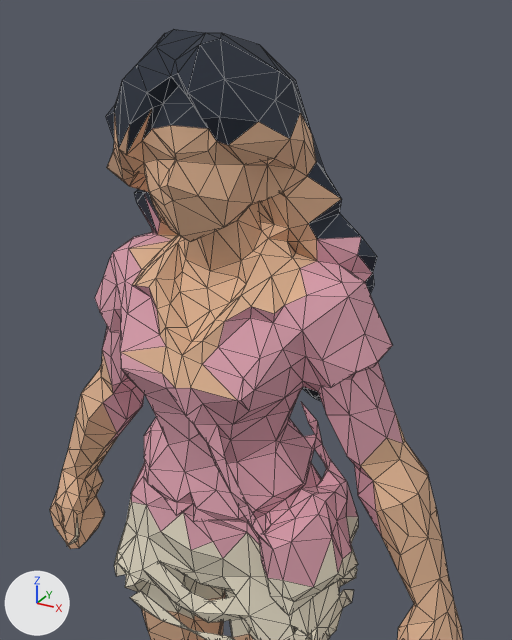
The glTF model assets/models/ready/vy/vy.glb: old version first, new version second.
One viewpoint serves both versions: a 50 mm lens placed at (0.465, -0.791, 1.622), pointed at (0.114, -0.153, 1.302). The axes (+X, +Y, +Z) are drawn at lower left. The lights are the same throughout. The picture after the commit comes second. Mesh edges are drawn as thin lines. Vertices at exactly the same position are counted once.

In view in the first picture: 'Batch_vyMesh'.
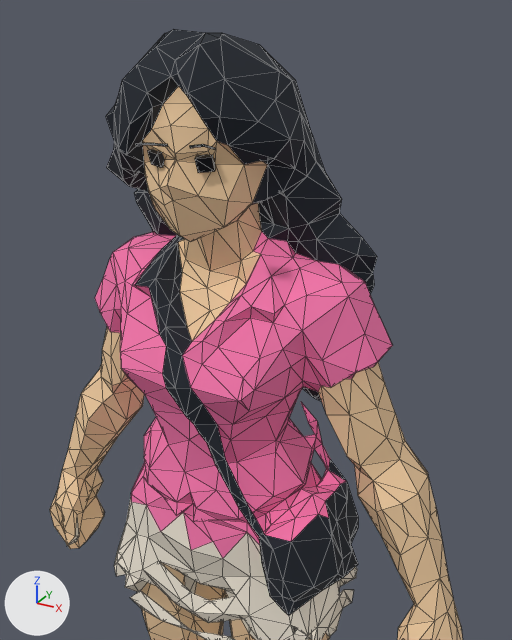
Location of each change, (x1, y1, x2, y2) in pixels of the pictures (512 x 640 px):
'CharacterFaceDetails', added (black): after (136, 143, 216, 173)
    faces in mat_vy_rineye (black #090a14): (148, 149, 216, 173)
    faces in mat_vy_brow_001 (black #151d28): (136, 143, 216, 150)
part 1 of me_batch_vymesh, recoloured: (50, 125, 463, 640) in both
part 2 of me_batch_vymesh, recoloured (beige to black): (107, 109, 341, 388) in both
part 3 of me_batch_vymesh, recoloured (beige to pink): (121, 231, 316, 400) in both
part 4 of me_batch_vymesh, recoloured: (102, 327, 403, 533) in both
part 5 of me_batch_vymesh, recoloured: (138, 194, 372, 587) in both
part 6 of me_batch_vymesh, recoloured: (95, 232, 393, 558) in both
part 7 of me_batch_vymesh, recoloured: (141, 562, 330, 640) in both
part 8 of me_batch_vymesh, recoloured (pale yellow to black): (262, 517, 358, 616) in both
part 9 of me_batch_vymesh, edited (looks the same): (67, 498, 357, 640) in both
part 10 of me_batch_vymesh, recoloured (dark blue to beige): (152, 86, 208, 129) in both
part 11 of me_batch_vymesh, recoloured: (108, 29, 375, 401) in both

Diff of the bpy script that builds the scene:
```diff
--- a/assets/models/ready/vy/vy.glb.py
+++ b/assets/models/ready/vy/vy.glb.py
@@ mat_vy_shirt_001 @@
+mat_vy_shirt_001 = principled_material('vy_Shirt.001')
+mat_vy_shirt_001.base_color = (0.922, 0.181, 0.413)  # pink #f676ac
+mat_vy_shirt_001.roughness = 0.88
@@ mat_vy_hair_001 @@
+mat_vy_hair_001 = principled_material('vy_Hair.001')
+mat_vy_hair_001.base_color = (0.0075, 0.0123, 0.0212)  # black #151d28
+mat_vy_hair_001.roughness = 0.88
@@ mat_vy_skin_001 @@
+mat_vy_skin_001 = principled_material('vy_Skin.001')
+mat_vy_skin_001.base_color = (0.88, 0.61, 0.356)  # beige #f1cda1
+mat_vy_skin_001.roughness = 0.88
@@ mat_vy_apron_001 @@
+mat_vy_apron_001 = principled_material('vy_Apron.001')
+mat_vy_apron_001.base_color = (0.855, 0.784, 0.665)  # pale yellow #eee5d5
+mat_vy_apron_001.roughness = 0.88
@@ me_batch_vymesh @@
 me_batch_vymesh.from_pydata(...)  # 1484 vertices, 3000 faces; spans x -0.37..0.37, y -0.17..0.17, z 0.0..1.6
-me_batch_vymesh.materials.append(mat_vy_shoes)  # pale yellow #e7dfce
+# me_batch_vymesh part 1: 928 faces spanning x -0.37..0.37, y -0.15..0.08, z 0.05..1.5 switch from mat_vy_skin (beige #dfb391) to mat_vy_skin_001 (beige #f1cda1)
+# me_batch_vymesh part 2: 134 faces spanning x -0.15..0.14, y -0.16..0.12, z 1.19..1.52 switch from mat_vy_skin (beige #dfb391) to mat_vy_hair_001 (black #151d28)
+# me_batch_vymesh part 3: 35 faces spanning x -0.15..0.13, y -0.15..0.01, z 1.19..1.36 switch from mat_vy_skin (beige #dfb391) to mat_vy_shirt_001 (pink #f676ac)
+# me_batch_vymesh part 4: 91 faces spanning x -0.25..0.26, y -0.05..0.06, z 0.94..1.22 switch from mat_vy_shirt (pink #d99eac) to mat_vy_skin_001 (beige #f1cda1)
+# me_batch_vymesh part 5: 73 faces spanning x -0.18..0.21, y -0.16..0.06, z 0.92..1.38 switch from mat_vy_shirt (pink #d99eac) to mat_vy_hair_001 (black #151d28)
+# me_batch_vymesh part 6: 437 faces spanning x -0.23..0.26, y -0.15..0.06, z 0.91..1.37 switch from mat_vy_shirt (pink #d99eac) to mat_vy_shirt_001 (pink #f676ac)
+# me_batch_vymesh part 7: 73 faces spanning x -0.18..0.18, y -0.12..0.07, z 0.7..0.86 switch from mat_vy_apron (pale yellow #e6ddc7) to mat_vy_skin_001 (beige #f1cda1)
+# me_batch_vymesh part 8: 42 faces spanning x 0.11..0.21, y -0.16..0.04, z 0.86..0.97 switch from mat_vy_apron (pale yellow #e6ddc7) to mat_vy_hair_001 (black #151d28)
+# me_batch_vymesh part 9: 583 faces spanning x -0.31..0.31, y -0.15..0.12, z 0.75..0.97 switch from mat_vy_apron (pale yellow #e6ddc7) to mat_vy_apron_001 (pale yellow #eee5d5)
+# me_batch_vymesh part 10: 4 faces spanning x -0.03..0.04, y -0.13..-0.11, z 1.5..1.55 switch from mat_vy_hair (dark blue #252d3b) to mat_vy_skin_001 (beige #f1cda1)
+# me_batch_vymesh part 11: 363 faces spanning x -0.2..0.19, y -0.15..0.17, z 0.87..1.6 switch from mat_vy_hair (dark blue #252d3b) to mat_vy_hair_001 (black #151d28)
+me_batch_vymesh.materials.append(mat_vy_shoes_001)  # pale yellow #f0e6d8
@@ ob_characterfacedetails @@
+ob_characterfacedetails = bpy.data.objects.new('CharacterFaceDetails', me_characterfacedetails_002)  # 36 vertices, 40 faces; spans x -0.0409..0.0488, y -0.1505..-0.1085, z 1.4544..1.4859; in mat_vy_brow_001 (black #151d28), mat_vy_rineye (black #090a14)
+ob_characterfacedetails.location = (0.0, 0.0, 0.0)
```
